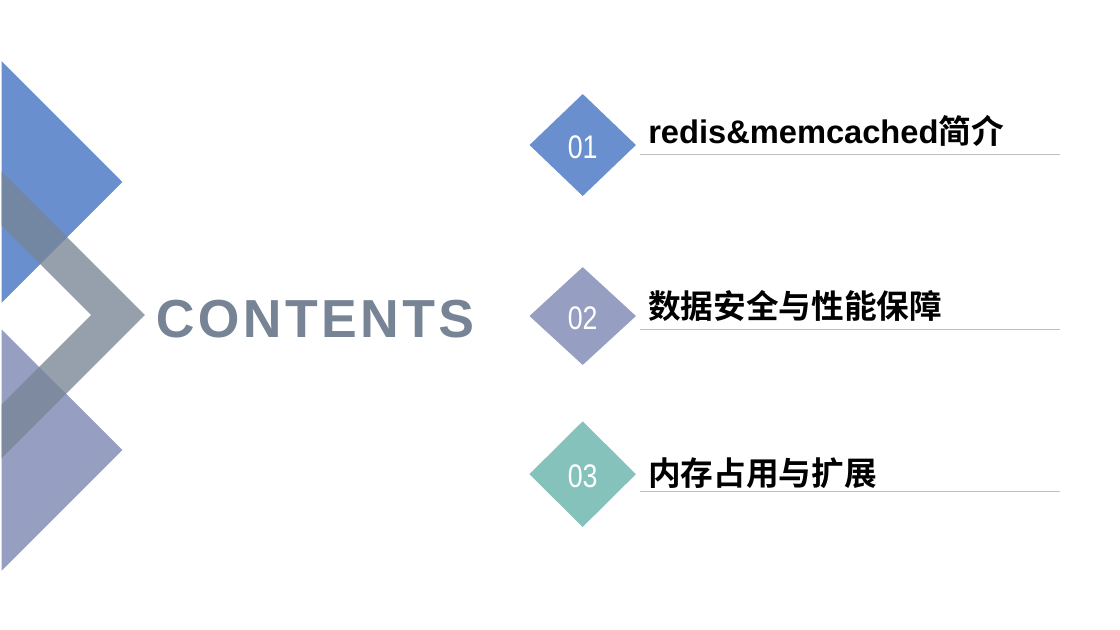
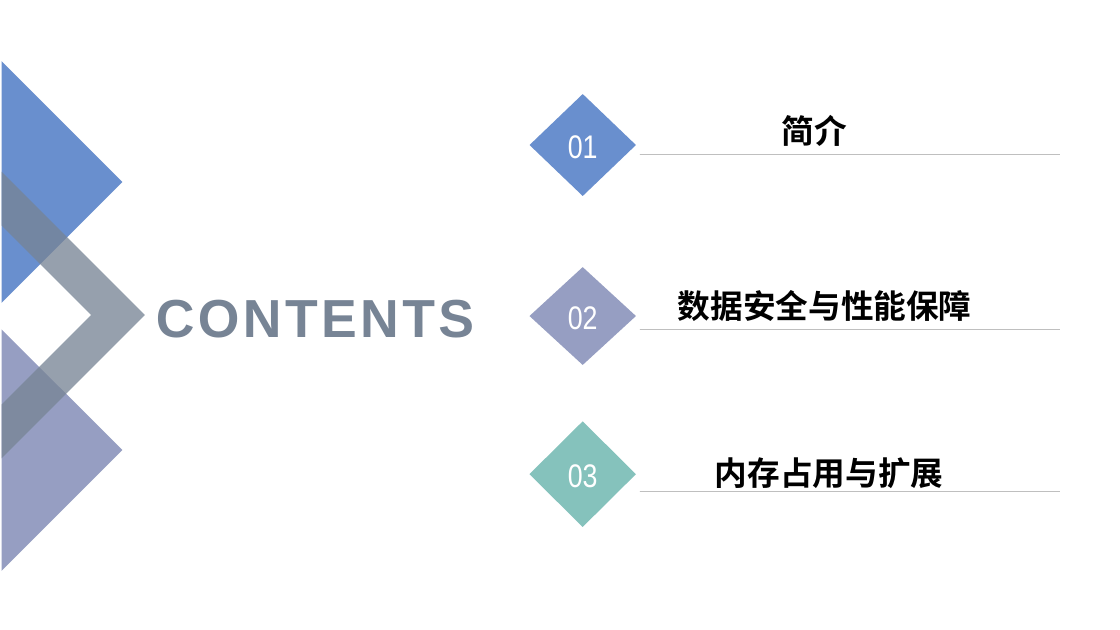
Before and after one commit to SoaringPhoenix/a-few-files, a slide deck: slide 2 of redis&memcached.pptx. Drawn at 1120x630 pixels with LibreOffice and Linux fonts; fonts in the diff are those of the drawing. Boxes give left, top, right and bottom in pixels: in the first picture for what was removed or moved away, otherwise in the second. Text is boxed around its words. In the diff, an @@ line names an element or a change of style, - is before the commit and + after.

```diff
--- a/redis&memcached.pptx
+++ b/redis&memcached.pptx
@@ text at (x1=782, y1=115, x2=847, y2=146): text changed @@
-redis&memcached简介
+简介
@@ text "数据安全与性能保障" moved from (x1=648, y1=290, x2=942, y2=321) to (x1=678, y1=290, x2=972, y2=321) @@
@@ text "内存占用与扩展" moved from (x1=648, y1=457, x2=876, y2=492) to (x1=715, y1=457, x2=943, y2=492) @@
```
Also in this commit, not shown: 5 other slides changed, 2 slides added.
